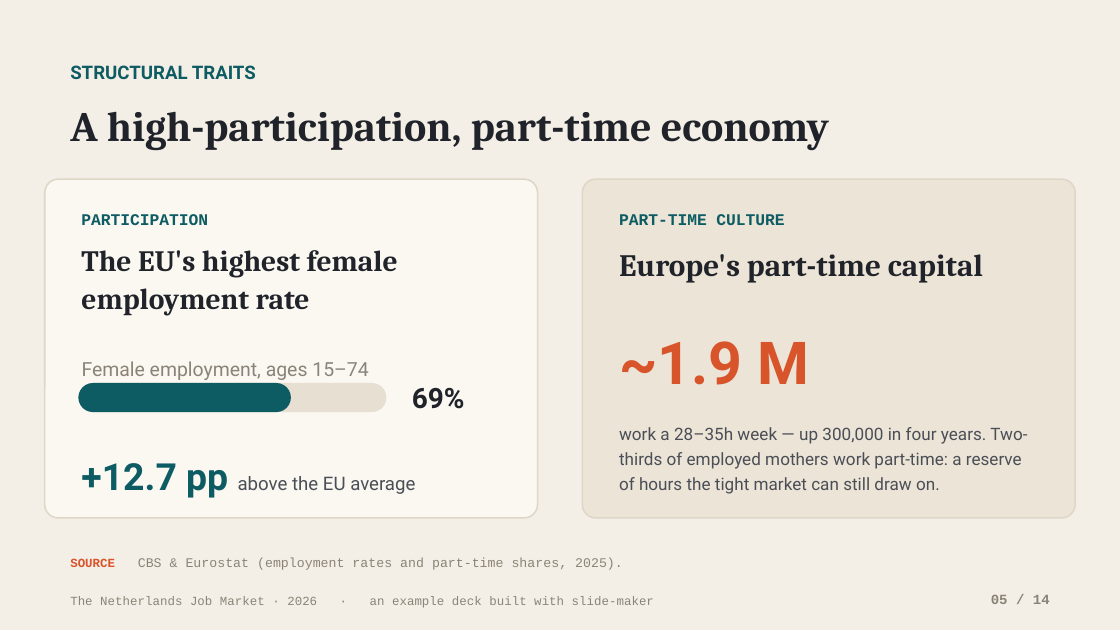
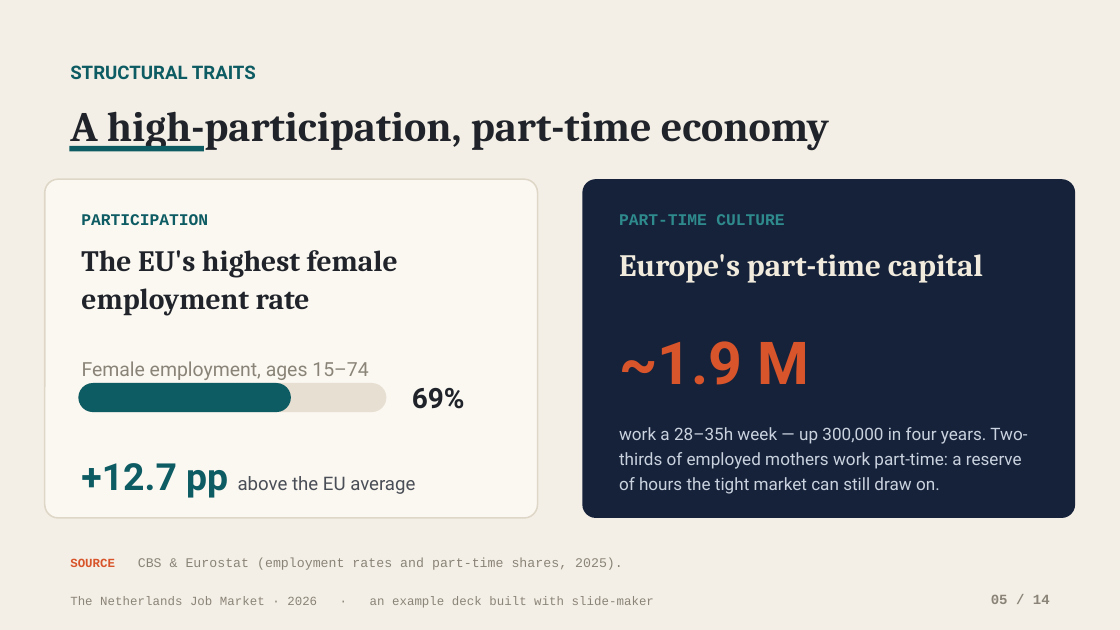
Before and after one commit to addsumtech/slides_maker-site, a slide deck: slide 5 of templates/decks/en/nl-job-market-2026/template.pptx. Drawn at 1120x630 pixels with LibreOffice and Linux fonts; fonts in the diff are those of the drawing. Boxes give left, top, right and bottom in pixels: in the first picture for what was removed or moved away, otherwise in the second. Text is boxed around its words. In the diff, an @@ line names an element or a change of style, - is before the commit and + after.

```diff
--- a/templates/decks/en/nl-job-market-2026/template.pptx
+++ b/templates/decks/en/nl-job-market-2026/template.pptx
@@ rectangle added at bbox=[69, 146, 204, 151], fill #0E5C63 @@
@@ rounded rectangle at bbox=[582, 179, 1075, 517]: fill #ECE4D6 to #16223A; outline #DED7C8 1 pt to none @@
@@ text "PART-TIME CULTURE" at bbox=[619, 214, 784, 225]: text colour #0E5C63 to #2E8A8C @@
@@ text "Europe's part-time capital" at bbox=[619, 254, 983, 282]: text colour #20242A to #F1EBDD @@
@@ text "work a 28–35h week — ..." at bbox=[619, 427, 1027, 494]: text colour #4A4E56 to #C9D2DE @@
```
Also in this commit, not shown: 12 other slides changed, 28 other files.
